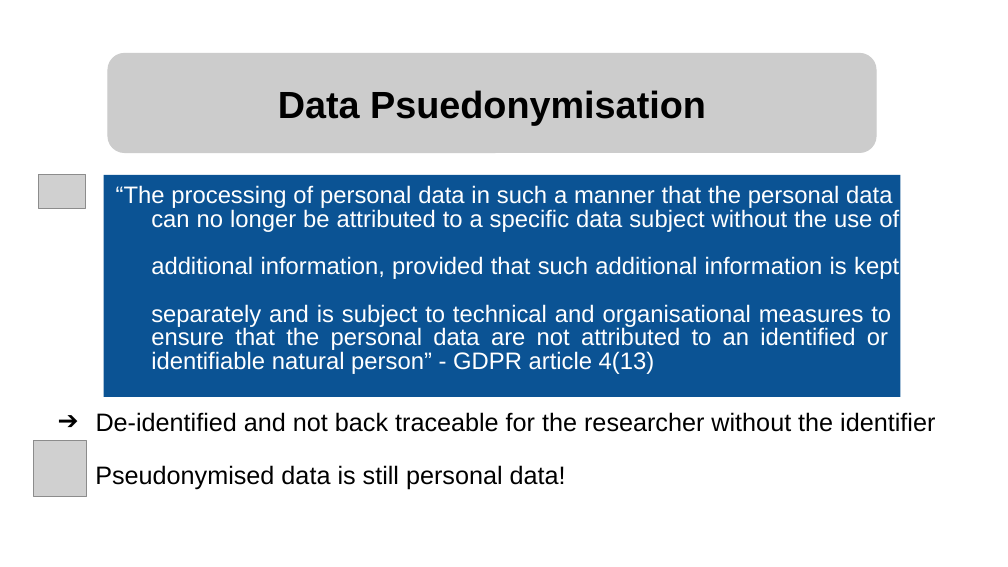
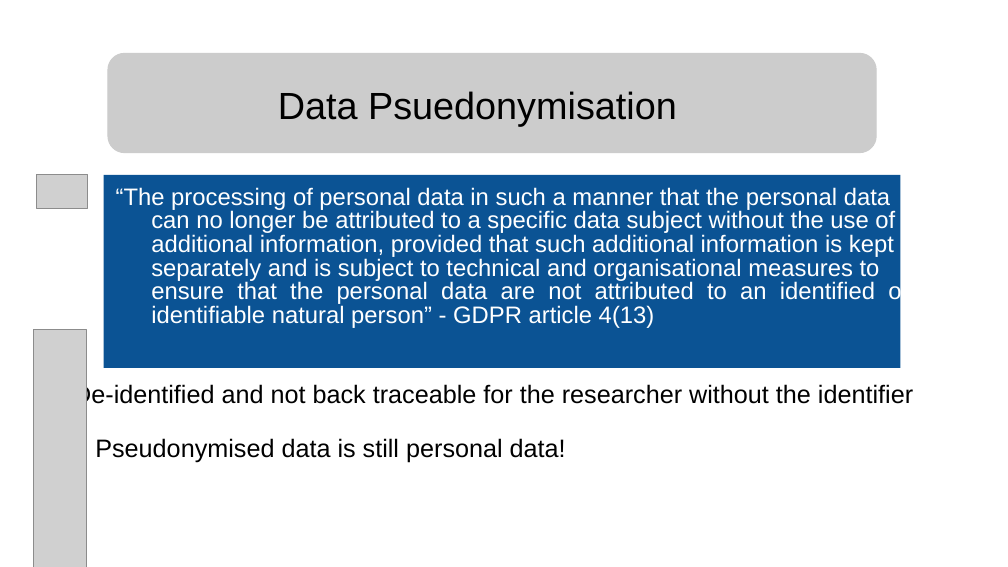
Before and after one commit to ELIXIR-Norway-Training/DMP-writing-workshop, a slide deck: slide 16 of 04_GDPR.odp (slide 17 before the commit). Drawn at 1008x567 pixels with LibreOffice and Linux fonts; fonts in the diff are those of the drawing; grey boxes stand for pictures. Boxes give left, top, right and bottom in pixels: in the first picture for what was removed or moved away, otherwise in the second. Text is boxed around its words. In the diff, an @@ line names an element or a change of style, - is before the commit and + after.

Commit message:
Uploaded slides on GDPR

```diff
--- a/04_GDPR.odp
+++ b/04_GDPR.odp
@@ freeform shape added at bbox=[108, 53, 876, 152], fill #CCCCCC @@
@@ freeform shape added at bbox=[108, 53, 876, 152], outline #CCCCCC 0.74 pt @@
@@ text "Data Psuedonymisation": place and size @@
-text "Data Psuedonymisation" at bbox=[108, 53, 876, 152]
+text "Data Psuedonymisation" at bbox=[278, 91, 677, 126]
@@ text "Data Psuedonymisation" at bbox=[278, 91, 677, 126]: bold off; alignment centre to left; vertical alignment middle to top; fill #CCCCCC to none; outline #CCCCCC 0.74 pt to none @@
@@ rectangle removed at bbox=[104, 175, 900, 397] @@
-“The processing of personal data in such a manner that the personal data
-can no longer be attributed to a specific data subject without the use of
-additional information, provided that such additional information is kept
-separately and is subject to technical and organisational measures to
-ensure that the personal data are not attributed to an identified or
-identifiable natural person” - GDPR article 4(13)
@@ freeform shape added at bbox=[104, 175, 900, 368], fill #0B5394 @@
@@ text added at bbox=[116, 187, 890, 211], 17 pt, text #FFFFFF @@
+“The processing of personal data in such a manner that the personal data
@@ text added at bbox=[151, 209, 895, 233], 17 pt, text #FFFFFF @@
+can no longer be attributed to a specific data subject without the use of
@@ text added at bbox=[151, 234, 894, 257], 17 pt, text #FFFFFF @@
+additional information, provided that such additional information is kept
@@ text added at bbox=[151, 258, 880, 282], 17 pt, text #FFFFFF @@
+separately and is subject to technical and organisational measures to
@@ text added at bbox=[151, 280, 909, 305], 17 pt, text #FFFFFF @@
+ensure that the personal data are not attributed to an identified or
@@ text added at bbox=[151, 305, 655, 328], 17 pt, text #FFFFFF @@
+identifiable natural person” - GDPR article 4(13)
@@ picture: place and size @@
-picture at bbox=[33, 440, 87, 497]
+picture at bbox=[33, 330, 87, 567]
@@ text at bbox=[73, 383, 913, 409]: text changed @@
-➔ De-identified and not back traceable for the researcher without the identifier
+➔ De-identified and not back traceable for the researcher without the identifier
@@ text "Pseudonymised data is still personal ...": place and size @@
-text "Pseudonymised data is still personal ..." at bbox=[95, 465, 566, 490]
+text "Pseudonymised data is still personal ..." at bbox=[95, 438, 566, 462]
@@ text "Pseudonymised data is still personal ..." at bbox=[95, 438, 566, 462]: line spacing 1.15 to 1; less space between paragraphs @@
```
Also in this commit, not shown: 45 other slides changed, 5 slides added, 3 slides removed, 3 other files.
